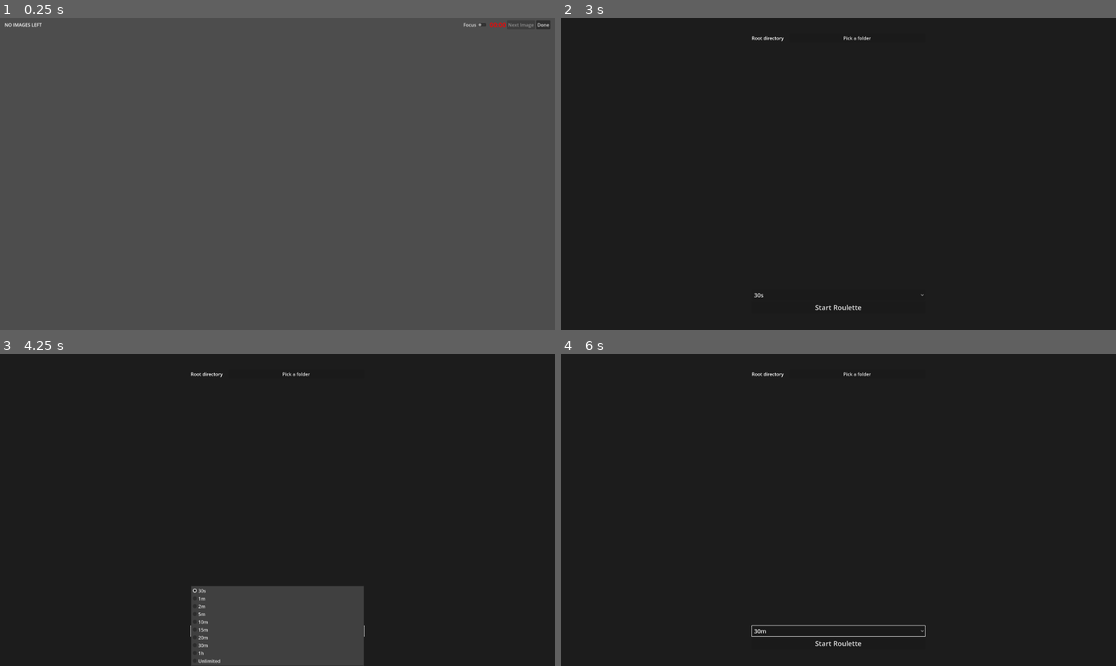
Above: before the commit, frames 1-4 (two rows, left to right).
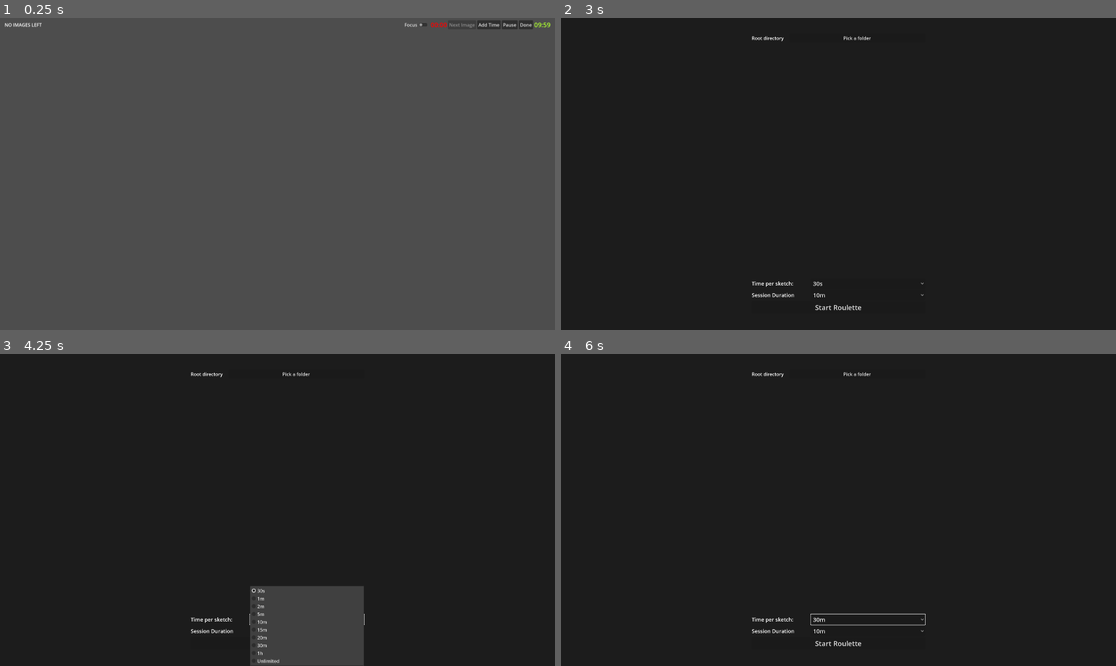
Above: after the commit, the same moments.

Repository: tsraveling/art-roulette
Game: Godot game, scene res://scenes/roulette/RouletteScene.tscn
The game is run twice, just before and just after one commit, with the same random seed, the same clock (stepped at 60 frames per second) and the same inputs. This scene is started directly instead of the project's main scene.
Inputs (mouse positions are in pixels of both pictures, inside the frame that each line leads up to):
- Up to frame 1 (0.25 s): no input
- Up to frame 2 (3 s): click (1049, 24) at 0.5 s, where only the run after the commit has a clickable "Add Time"; click (1071, 24) at 1.25 s, where only the run after the commit has a clickable "Pause"; click (1066, 24) at 2 s, where only the run after the commit has a clickable "Resume"; click "Done" at 2.75 s
- Up to frame 3 (4.25 s): click "30s" at 3.5 s
- Up to frame 4 (6 s): click (866, 631) at 4.25 s, where only the run after the commit has a clickable "10m"; click "15m" at 5 s; click "Start Roulette" at 5.75 s

The runs differ from the first frame. In frame 1, 0.3% of the frame differs, in the area x 72-100%, y 0-4%; in frame 2, 0.1%; in frame 3, 2.7%, in the area x 34-66%, y 74-100%; in frame 4, 0.5%.

Commit message:
Added session timer

Diff:
--- a/autoload/TimeManager.gd
+++ b/autoload/TimeManager.gd
@@ -11,7 +11,29 @@
 const ONE_HOUR = 8
 const UNLIMITED = 9
 
+const SESSION_TEN_MIN = 0
+const SESSION_TWENTY_MIN = 1
+const SESSION_THIRTY_MIN = 2
+const SESSION_FORTY_FIVE = 3
+const SESSION_ONE_HOUR = 4
+const SESSION_UNLIMITED = 5
+
 var selected_duration: int
+var selected_session_duration: int
+
+func session_in_seconds(session: int) -> float:
+	match session:
+		SESSION_TEN_MIN:
+			return 10 * 60
+		SESSION_TWENTY_MIN:
+			return 20 * 60
+		SESSION_THIRTY_MIN:
+			return 30 * 60
+		SESSION_FORTY_FIVE:
+			return 45 * 60
+		SESSION_ONE_HOUR:
+			return 60 * 60
+	return -1
 
 func time_in_seconds(amt: int) -> float:
 	match amt:
--- a/scenes/roulette/RouletteScene.gd
+++ b/scenes/roulette/RouletteScene.gd
@@ -6,6 +6,11 @@
 @onready var next_button := $VerticalLayout/MarginContainer/ToolBar/NextButton
 @onready var timer_label := $VerticalLayout/MarginContainer/ToolBar/TimerLabel
 @onready var timer := $Timer
+@onready var more_time_menu := $MoreTimeMenu
+@onready var add_time_button := $VerticalLayout/MarginContainer/ToolBar/AddTimeButton
+@onready var pause_play_button := $VerticalLayout/MarginContainer/ToolBar/PausePlayButton
+@onready var session_timer_label := $VerticalLayout/MarginContainer/ToolBar/SessionTimerLabel
+@onready var session_timer := $SessionTimer
 
 # STUB: On pick, pop the picked image and put it in a "done" array
 # STUB: Add timers
@@ -40,17 +45,28 @@
 func _ready():
 	get_next()
 
+	# Start the session otimer
+	if TimeManager.selected_session_duration != TimeManager.SESSION_UNLIMITED:
+		session_timer.wait_time = TimeManager.session_in_seconds(TimeManager.selected_session_duration)
+		session_timer.start()
+
+func timer_readout(time_left: float) -> String:
+	var minutes = int(time_left / 60)
+	var seconds = int(time_left) - (minutes * 60)
+	return "%02d:%02d" % [minutes, seconds]
+
 # Called every frame. 'delta' is the elapsed time since the previous frame.
 func _process(delta):
 	if Input.is_action_just_pressed("skip"):
 		get_next()
 
 	if TimeManager.selected_duration != TimeManager.UNLIMITED:
-		var time_left = timer.time_left
-		var minutes = int(time_left / 60)
-		var seconds = int(time_left) - (minutes * 60)
-		timer_label.text = "%02d:%02d" % [minutes, seconds]
-		timer_label.modulate = Color.GREEN_YELLOW if time_left > 15.0 else Color.RED
+		timer_label.text = timer_readout(timer.time_left)
+		timer_label.modulate = Color.GREEN_YELLOW if timer.time_left > 15.0 else Color.RED
+
+	if TimeManager.selected_session_duration != TimeManager.SESSION_UNLIMITED:
+		session_timer_label.text = timer_readout(session_timer.time_left)
+		session_timer_label.modulate = Color.GREEN_YELLOW if session_timer.time_left > 60.0 else Color.RED
 
 func _on_done_button_pressed():
 	DisplayServer.window_set_mode(DisplayServer.WINDOW_MODE_WINDOWED)
@@ -66,3 +82,31 @@
 
 func _on_timer_timeout():
 	get_next()
+
+
+func _on_add_time_button_pressed():
+	more_time_menu.popup(Rect2(add_time_button.position + Vector2(0, add_time_button.get_rect().size.y), Vector2(200, 300)))
+	# popup_menu.popup(button_position + Vector2(0, $Button.rect_size.y))
+
+
+func _on_more_time_menu_index_pressed(index):
+	var amt: float = 0
+	match index:
+		0:
+			amt = 60
+		1:
+			amt = 120
+		2:
+			amt = 5 * 60
+		3:
+			amt = 10 * 60
+		4:
+			amt = 20 * 60
+	timer.wait_time = timer.time_left + amt
+	timer.start()
+
+
+func _on_pause_play_button_pressed():
+	timer.paused = !timer.paused
+	session_timer.paused = timer.paused
+	pause_play_button.text = "Resume" if timer.paused else "Pause"
--- a/scenes/roulette/RouletteScene.tscn
+++ b/scenes/roulette/RouletteScene.tscn
@@ -53,9 +53,22 @@
 layout_mode = 2
 text = "Next Image"
 
+[node name="AddTimeButton" type="Button" parent="VerticalLayout/MarginContainer/ToolBar"]
+layout_mode = 2
+text = "Add Time"
+
+[node name="PausePlayButton" type="Button" parent="VerticalLayout/MarginContainer/ToolBar"]
+layout_mode = 2
+text = "Pause"
+
 [node name="DoneButton" type="Button" parent="VerticalLayout/MarginContainer/ToolBar"]
 layout_mode = 2
 text = "Done	"
+
+[node name="SessionTimerLabel" type="Label" parent="VerticalLayout/MarginContainer/ToolBar"]
+layout_mode = 2
+theme_override_font_sizes/font_size = 22
+text = "~"
 
 [node name="ImageRect" type="TextureRect" parent="VerticalLayout"]
 layout_mode = 2
@@ -65,7 +78,30 @@
 
 [node name="Timer" type="Timer" parent="."]
 
+[node name="MoreTimeMenu" type="PopupMenu" parent="."]
+item_count = 5
+item_0/text = "1m"
+item_0/id = 0
+item_1/text = "2m"
+item_1/id = 1
+item_2/text = "5m"
+item_2/id = 2
+item_3/text = "10m"
+item_3/id = 3
+item_4/text = "20m"
+item_4/id = 4
+
+[node name="SessionTimer" type="Timer" parent="."]
+
+[node name="ConfirmationDialog" type="ConfirmationDialog" parent="."]
+title = "Session Complete"
+ok_button_text = "I'm Finished"
+cancel_button_text = "Continue Drawing"
+
 [connection signal="toggled" from="VerticalLayout/MarginContainer/ToolBar/FocusButton" to="." method="_on_focus_button_toggled"]
 [connection signal="pressed" from="VerticalLayout/MarginContainer/ToolBar/NextButton" to="." method="_on_next_button_pressed"]
+[connection signal="pressed" from="VerticalLayout/MarginContainer/ToolBar/AddTimeButton" to="." method="_on_add_time_button_pressed"]
+[connection signal="pressed" from="VerticalLayout/MarginContainer/ToolBar/PausePlayButton" to="." method="_on_pause_play_button_pressed"]
 [connection signal="pressed" from="VerticalLayout/MarginContainer/ToolBar/DoneButton" to="." method="_on_done_button_pressed"]
 [connection signal="timeout" from="Timer" to="." method="_on_timer_timeout"]
+[connection signal="index_pressed" from="MoreTimeMenu" to="." method="_on_more_time_menu_index_pressed"]
--- a/scenes/setup/SetupScene.gd
+++ b/scenes/setup/SetupScene.gd
@@ -3,7 +3,8 @@
 @onready var root_dir_picker := $RootDirectoryPicker
 @onready var root_dir_button := $VerticalLayout/RootDirSelector/RootDirectoryButton
 @onready var folder_list := $VerticalLayout/ScrollContainer/VBoxContainer/FolderList
-@onready var duration_select := $VerticalLayout/OptionButton
+@onready var duration_select := $VerticalLayout/IntervalHBox/OptionButton
+@onready var session_select := $VerticalLayout/SessionHBox/SessionDurationButton
 
 var folder_item = preload("res://scenes/setup/folder_item.tscn")
 
@@ -11,6 +12,7 @@
 func _ready():
 	root_dir_button.text = FileBrowser.root_directory
 	duration_select.selected = TimeManager.selected_duration
+	session_select.selected = TimeManager.selected_session_duration
 	refresh_list()
 
 func _on_root_directory_button_pressed():
@@ -44,3 +46,7 @@
 
 func _on_option_button_item_selected(index):
 	TimeManager.selected_duration = index
+
+
+func _on_session_duration_button_item_selected(index):
+	TimeManager.selected_session_duration = index
--- a/scenes/setup/SetupScene.tscn
+++ b/scenes/setup/SetupScene.tscn
@@ -63,8 +63,18 @@
 [node name="FolderItem" parent="VerticalLayout/ScrollContainer/VBoxContainer/FolderList" instance=ExtResource("2_6l3o5")]
 layout_mode = 2
 
-[node name="OptionButton" type="OptionButton" parent="VerticalLayout"]
+[node name="IntervalHBox" type="HBoxContainer" parent="VerticalLayout"]
 layout_mode = 2
+
+[node name="Label" type="Label" parent="VerticalLayout/IntervalHBox"]
+custom_minimum_size = Vector2(200, 0)
+layout_mode = 2
+theme_override_font_sizes/font_size = 18
+text = "Time per sketch:"
+
+[node name="OptionButton" type="OptionButton" parent="VerticalLayout/IntervalHBox"]
+layout_mode = 2
+size_flags_horizontal = 3
 theme_override_font_sizes/font_size = 20
 item_count = 10
 selected = 2
@@ -89,6 +99,34 @@
 popup/item_9/text = "Unlimited"
 popup/item_9/id = 9
 
+[node name="SessionHBox" type="HBoxContainer" parent="VerticalLayout"]
+layout_mode = 2
+
+[node name="Label" type="Label" parent="VerticalLayout/SessionHBox"]
+custom_minimum_size = Vector2(200, 0)
+layout_mode = 2
+theme_override_font_sizes/font_size = 18
+text = "Session Duration"
+
+[node name="SessionDurationButton" type="OptionButton" parent="VerticalLayout/SessionHBox"]
+layout_mode = 2
+size_flags_horizontal = 3
+theme_override_font_sizes/font_size = 20
+item_count = 6
+selected = 2
+popup/item_0/text = "10m"
+popup/item_0/id = 0
+popup/item_1/text = "20m"
+popup/item_1/id = 1
+popup/item_2/text = "30m"
+popup/item_2/id = 2
+popup/item_3/text = "45m"
+popup/item_3/id = 3
+popup/item_4/text = "1h"
+popup/item_4/id = 4
+popup/item_5/text = "Untimed"
+popup/item_5/id = 5
+
 [node name="StartButton" type="Button" parent="VerticalLayout"]
 layout_mode = 2
 theme_override_font_sizes/font_size = 24
@@ -101,6 +139,7 @@
 access = 2
 
 [connection signal="pressed" from="VerticalLayout/RootDirSelector/RootDirectoryButton" to="." method="_on_root_directory_button_pressed"]
-[connection signal="item_selected" from="VerticalLayout/OptionButton" to="." method="_on_option_button_item_selected"]
+[connection signal="item_selected" from="VerticalLayout/IntervalHBox/OptionButton" to="." method="_on_option_button_item_selected"]
+[connection signal="item_selected" from="VerticalLayout/SessionHBox/SessionDurationButton" to="." method="_on_session_duration_button_item_selected"]
 [connection signal="pressed" from="VerticalLayout/StartButton" to="." method="_on_start_button_pressed"]
 [connection signal="dir_selected" from="RootDirectoryPicker" to="." method="_on_root_directory_picker_dir_selected"]
